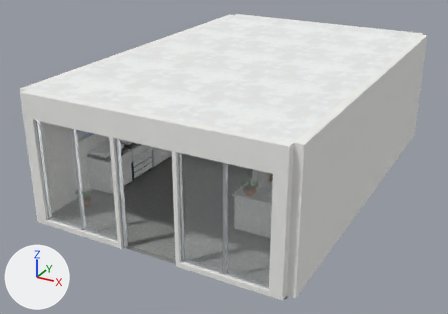
What one commit did to the glTF model assets/models/env/second_ai/tz_yindehao_interior.glb.
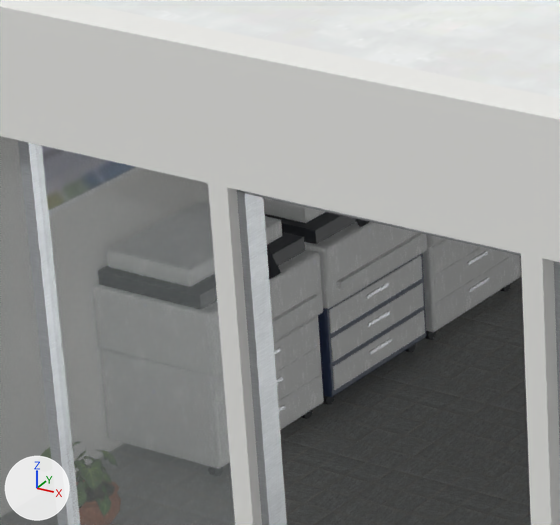
The first picture shows the older version from a camera (50 mm lens) standing at (7.12, -14.62, 7.53) and looking at (-0.5, -0.77, 0.61). The close-ups show the older and then the newer version on the part from 15% to 40% of the width and 32% to 65% of the height of that picture. Only the edits that show in the close-ups are written down. The lights are fixed; the arrows at lower left show +X, +Y and +Z. Where no turn or scale is listed for an object, it has been applied to the vertices. Vertices at exactly the same position are counted once.

Names of what the first close-up shows: 'CEIL_ceil', 'S_floor', 'S_plastic_dk', 'S_plastic_navy', 'S_plastic_w', 'WALL_S', 'WALL_Sfix_glass', 'WALL_Sfix_steel' and 2 more.
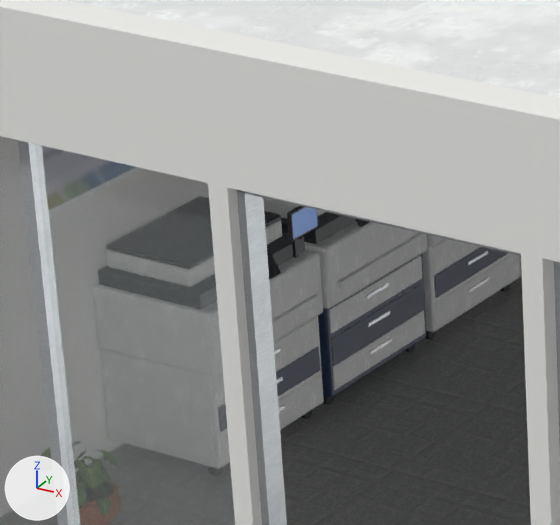
The change in detail:
Material 'tzs_screen' (mat_tzs_screen) is new.
Its base color is (0.0242, 0.0423, 0.0844) (dark blue #2b3a52).
Its roughness is 0.25.
Its emission color is (0.0423, 0.102, 0.254) (blue #3a5a8a).
Its emission strength is 1.0.
me_s_plastic_dk is used by ob_s_plastic_dk; location (0.0, 0.0, 0.0).
me_s_plastic_dk had 336 vertices, 584 faces and spanned x -3.22..1.64, y -3.25..4.91, z 0.76..1.5.
me_s_plastic_dk now has 1368 vertices, 2220 faces and spans x -3.22..1.7, y -3.25..4.91, z 0.76..1.45.
me_s_plastic_dk part 1: a new loose piece, a box spanning x -2.56..-2.53, y -2.475..-2.445, z 0.98..1.13, in mat_tzs_plastic_dk (picture img_plastic006_v05_diff_1k_s1_g1_33373c_256).
me_s_plastic_dk part 2: 144 vertices added at x -3.2..-2.47, y -3.2..-0.38, z 1.12..1.29.
Other edits to the shape of me_s_plastic_dk do not show in these pictures.
me_s_plastic_navy is used by ob_s_plastic_navy; location (0.0, 0.0, 0.0).
me_s_plastic_navy had 56 vertices, 108 faces and spanned x -3.25..-2.5, y -2.29..-1.37, z 0.08..0.62.
me_s_plastic_navy now has 80 vertices, 144 faces and spans x -3.25..-2.492, y -3.24..-0.42, z 0.08..0.62.
me_s_plastic_navy part 3: a new loose piece, a box spanning x -2.5..-2.492, y -1.28..-0.42, z 0.29..0.43, in mat_tzs_plastic_navy (picture img_plastic006_v05_diff_1k_s1_g1_2c3c5a_256).
me_s_plastic_navy part 4: a new loose piece, a box spanning x -2.5..-2.492, y -2.26..-1.4, z 0.29..0.43, in mat_tzs_plastic_navy (picture img_plastic006_v05_diff_1k_s1_g1_2c3c5a_256).
me_s_plastic_navy part 5: a new loose piece, a box spanning x -2.5..-2.492, y -3.24..-2.38, z 0.29..0.43, in mat_tzs_plastic_navy (picture img_plastic006_v05_diff_1k_s1_g1_2c3c5a_256).
Mesh me_s_screen is new.
It has 80 vertices, 144 faces and spans x -2.47..1.64, y -2.56..-0.32, z 1.11..1.43.
It uses material mat_tzs_screen (dark blue #2b3a52, glowing blue #3a5a8a).
Object 'S_screen' (ob_s_screen) is new; it shows me_s_screen.
Its location is (0.0, 0.0, 0.0).

Changed parts and their boxes (x1, y1, x2, y2) in the close-ups (560 x 525 px):
'S_plastic_dk', reshaped: before (265, 212, 369, 279); after (264, 206, 369, 279)
'S_screen', added: after (292, 207, 317, 239)
part 1 of me_s_plastic_dk, added: after (290, 239, 299, 258)
part 2 of me_s_plastic_dk, added: after (264, 206, 318, 242)
part 3 of me_s_plastic_navy, added: after (434, 247, 508, 298)
part 4 of me_s_plastic_navy, added: after (331, 283, 424, 362)
part 5 of me_s_plastic_navy, added: after (276, 347, 320, 396)
